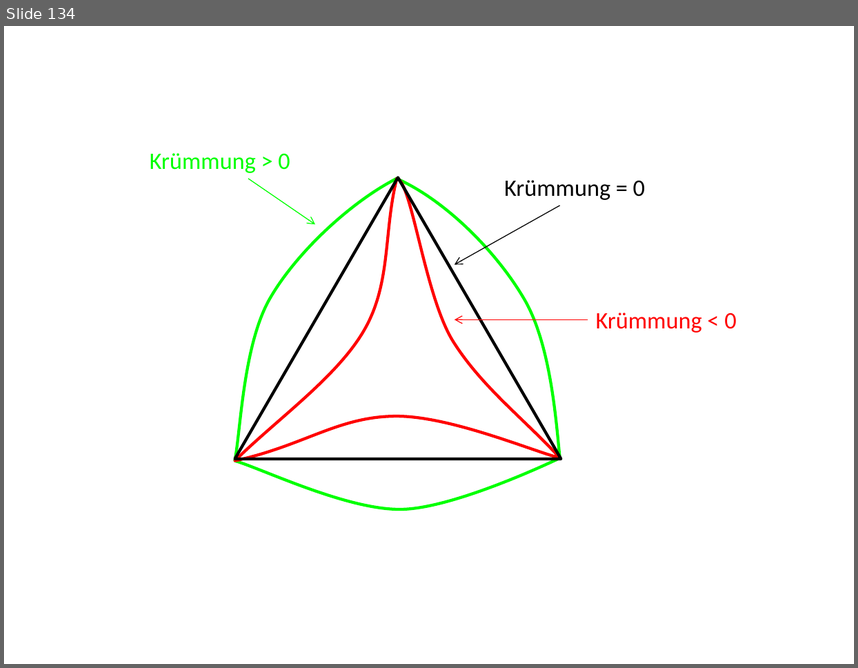
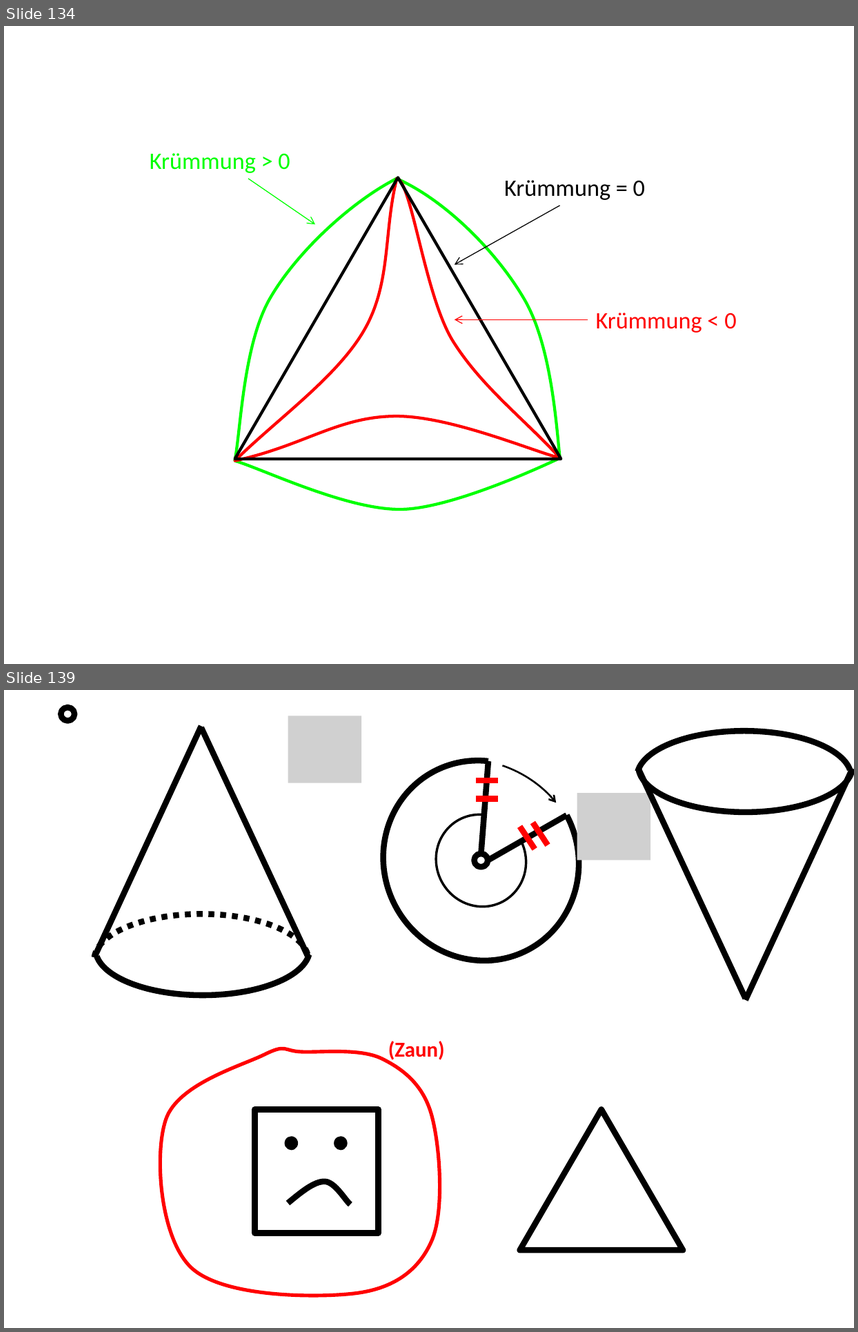
Before and after one commit to lutteropp/GeoTopo, a slide deck: images/Bilder.pptx. Shown one above the other, each under a label of ours: slide 134 before the commit, slides 134 and 139 after it; the slides between them are not shown. The pictures are 858x668 and 858x1332 pixels, drawn with LibreOffice and Linux fonts; fonts in the diff are those of the drawing; grey boxes stand for pictures. Boxes give left, top, right and bottom in pixels: in the first picture for what was removed or moved away, otherwise in the second. Text is boxed around its words. In the diff, an @@ line names an element or a change of style, - is before the commit and + after.

```diff
--- a/images/Bilder.pptx
+++ b/images/Bilder.pptx
@@ slide 139 added at (4,690,854,1328), background #FFFFFF @@
@@ ellipse added at (61,707,74,720), outline #000000 5 pt @@
@@ line added from (94, 957) to (201, 726), #000000 5 pt @@
@@ line added from (308, 957) to (201, 727), #000000 5 pt @@
@@ picture added at (288,716,362,782) @@
@@ arc (boxed as its full ellipse) added at (348,727,614,995), outline #000000 5 pt @@
@@ arc (boxed as its full ellipse) added at (355,733,597,952), outline #000000 1.5 pt @@
@@ line added from (488, 761) to (481, 854), #000000 5 pt @@
@@ group added at (637,720,853,999): 2 arc (boxed as its full ellipse)s, 2 lines @@
@@ line added from (477, 781) to (498, 781), #FF0000 5 pt @@
@@ picture added at (577,793,651,860) @@
@@ arc (boxed as its full ellipse) added at (420,798,542,923), outline #000000 2 pt @@
@@ line added from (477, 799) to (498, 799), #FF0000 5 pt @@
@@ line added from (488, 860) to (567, 815), #000000 5 pt @@
@@ line added from (520, 826) to (535, 849), #FF0000 5 pt @@
@@ line added from (533, 822) to (548, 845), #FF0000 5 pt @@
@@ ellipse added at (474,854,488,867), outline #000000 5 pt @@
@@ arc (boxed as its full ellipse) added at (94,914,308,1005), outline #000000 5 pt dashed @@
@@ arc (boxed as its full ellipse) added at (96,903,310,995), outline #000000 5 pt @@
@@ text added at (388,1041,445,1062), 18 pt, text #FF0000, bold @@
+(Zaun)
@@ freeform shape added at (161,1049,440,1295), outline #FF0000 3 pt @@
@@ rectangle added at (254,1109,378,1232), outline #000000 5 pt @@
@@ triangle added at (520,1109,683,1250), outline #000000 5 pt @@
@@ ellipse added at (285,1136,298,1150), fill #000000 @@
@@ ellipse added at (334,1136,348,1150), fill #000000 @@
@@ freeform shape added at (288,1181,350,1204), outline #000000 5 pt @@
```
Also in this commit, not shown: 9 other slides added, 17 other files.
